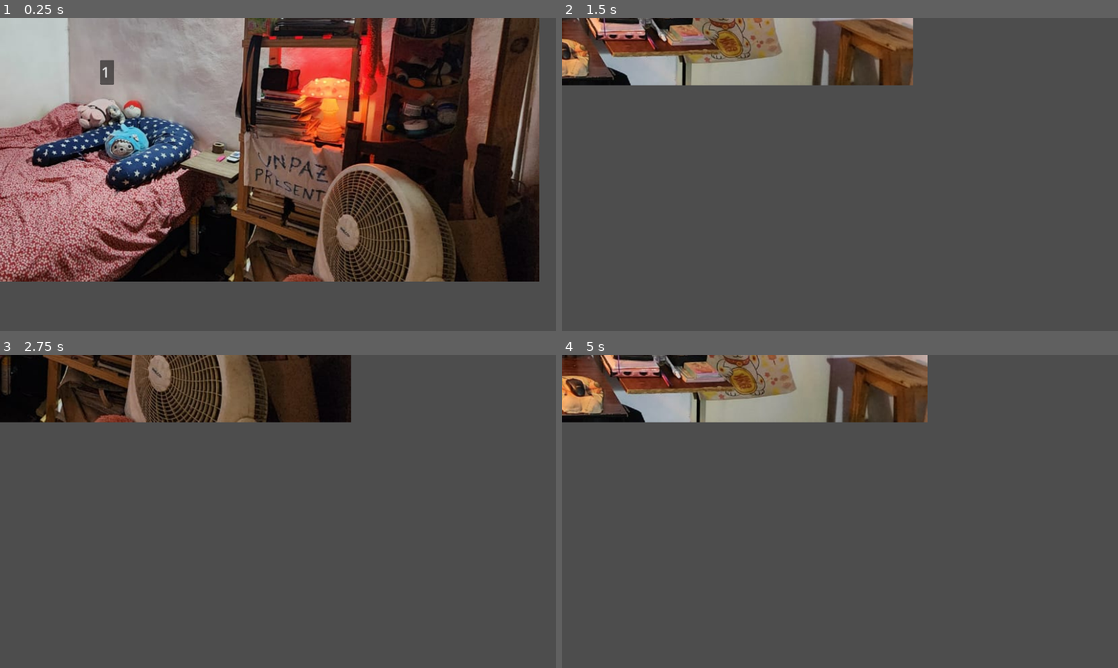
Above: before the commit, frames 1-4 (two rows, left to right).
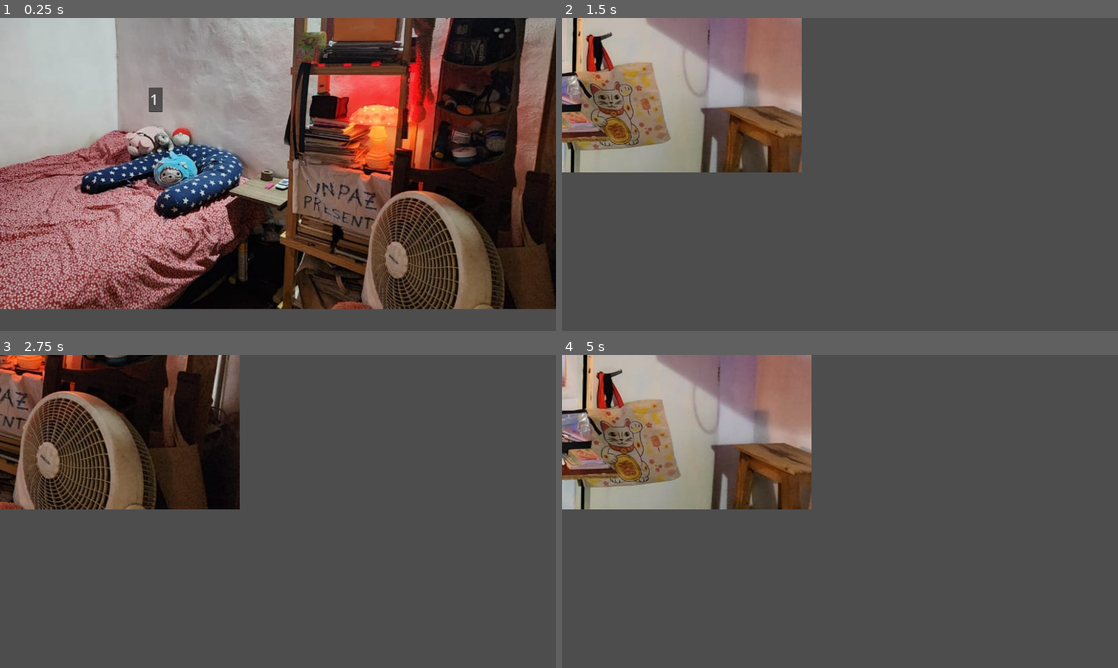
Above: after the commit, the same moments.

Repository: EmilSolV/EL-FAMILIAR
Game: Godot game, scene res://Scenes/main.tscn
The game is run twice, just before and just after one commit, with the same random seed, the same clock (stepped at 60 frames per second) and the same inputs. The project has no main scene, so this scene is started directly.
Inputs (mouse positions are in pixels of both pictures, inside the frame that each line leads up to):
- Up to frame 1 (0.25 s): no input
- Up to frame 2 (1.5 s): move the mouse to (962, 158) at 0.52 s; hold Right (ui_right) 0.53-1.28 s; tap Enter at 1.25 s; move the mouse to (728, 190) at 1.27 s; hold Down (ui_down) from 1.28 s (still down)
- Up to frame 3 (2.75 s): tap Space at 2 s; move the mouse to (333, 442) at 2.02 s; release Down (ui_down) at 2.03 s; hold Right (ui_right) from 2.03 s (still down)
- Up to frame 4 (5 s): tap Enter at 2.75, 4.25 s; move the mouse to (812, 574) at 2.77 s; release Right (ui_right) at 2.78 s; hold Up (ui_up) 2.78-3.53 s; tap Space at 3.5 s; move the mouse to (1006, 558) at 3.52 s; hold Left (ui_left) from 3.53 s (still down); move the mouse to (673, 464) at 4.27 s

The runs differ from the first frame. In frame 1, 69% of the frame differs, in the area x 0-100%, y 0-94%; in frame 2, 23%; in frame 3, 23%; in frame 4, 24%.

Commit message:
Mejor movimiento de cámara
Centralización de cámara con Area2D
Margenes corregidos

Diff:
--- a/Scenes/main.tscn
+++ b/Scenes/main.tscn
@@ -1,7 +1,9 @@
-[gd_scene load_steps=3 format=3 uid="uid://b5tuln3p7c6fu"]
+[gd_scene load_steps=4 format=3 uid="uid://b5tuln3p7c6fu"]
 
 [ext_resource type="Script" uid="uid://kpl5s5lketj0" path="res://Scripts/main.gd" id="1_jjgbg"]
 [ext_resource type="PackedScene" uid="uid://bumejct4rvwl8" path="res://Scenes/Rooms/Room1.tscn" id="2_bo1nx"]
+
+[sub_resource type="RectangleShape2D" id="RectangleShape2D_bo1nx"]
 
 [node name="Main" type="Node"]
 script = ExtResource("1_jjgbg")
@@ -11,3 +13,10 @@
 
 [node name="Camera2D" type="Camera2D" parent="."]
 position = Vector2(962, 542)
+
+[node name="CenterArea2D" type="Area2D" parent="."]
+
+[node name="CollisionShape2D" type="CollisionShape2D" parent="CenterArea2D"]
+position = Vector2(962, 544)
+scale = Vector2(65.2206, 39.1842)
+shape = SubResource("RectangleShape2D_bo1nx")
--- a/Scripts/main.gd
+++ b/Scripts/main.gd
@@ -2,58 +2,75 @@
 
 @onready var room_holder = $RoomHolder
 @onready var camera = $Camera2D
+@onready var center_area_2d: Area2D = $CenterArea2D
 
 @export var initialRoom: PackedScene
+@export var camera_limit_position := Vector2(435, 400)
+@export var camera_limit_size := Vector2(2950, 1300)
 
 var current_room: Node2D = null
-var left: bool = false
-var right: bool = false
-var camera_limits := Rect2(Vector2(0, 0), Vector2(3000, 2000))
+var camera_limits := Rect2(camera_limit_position, camera_limit_size)
+var follow_mouse := true
+var camera_return_speed := 5.0
+var camera_speed := 0.05 # aumentar con la locura
 
 func _ready():
-	var initial_room = initialRoom.instantiate()
-	change_room(initial_room)
+	_initialize_first_room()
+	_connect_signals()
 
-func _process(_delta):
-	var mouse_move = get_viewport().get_mouse_position() - Vector2(get_viewport().size) / 2.0
-	var camera_speed := 0.07
-
-	camera.position += mouse_move * camera_speed
-	camera.position.x = clamp(camera.position.x, camera_limits.position.x, camera_limits.position.x + camera_limits.size.x - get_viewport().size.x)
-	camera.position.y = clamp(camera.position.y, camera_limits.position.y, camera_limits.position.y + camera_limits.size.y - get_viewport().size.y)
+func _process(delta):
+	_update_camera_position(delta)
+	_clamp_camera_within_limits()
 
 func _input(event):
 	if event.is_action_pressed("ui_up"):
-		try_move_to("up")
+		_try_move_to("up")
 	elif event.is_action_pressed("ui_down"):
-		try_move_to("down")
+		_try_move_to("down")
 	elif event.is_action_pressed("ui_left"):
-		try_move_to("left")
+		_try_move_to("left")
 	elif event.is_action_pressed("ui_right"):
-		try_move_to("right")
+		_try_move_to("right")
 
-func try_move_to(direction: String):
+func _initialize_first_room():
+	var initial_room = initialRoom.instantiate()
+	_change_room(initial_room)
+
+func _connect_signals():
+	center_area_2d.connect("mouse_entered", Callable(self, "_on_mouse_entered"))
+	center_area_2d.connect("mouse_exited", Callable(self, "_on_mouse_exited"))
+
+func _update_camera_position(delta):
+	if follow_mouse:
+		var mouse_offset = get_viewport().get_mouse_position() - get_viewport().size / 2.0
+		camera.position += mouse_offset * camera_speed
+	else:
+		var center = get_viewport().size / 2.0
+		camera.position = camera.position.lerp(center, delta * camera_return_speed)
+
+func _clamp_camera_within_limits():
+	var vp_size = get_viewport().size
+	var limits = Rect2(camera_limit_position, camera_limit_size)
+	camera.position.x = clamp(camera.position.x, limits.position.x, limits.end.x - vp_size.x)
+	camera.position.y = clamp(camera.position.y, limits.position.y, limits.end.y - vp_size.y)
+
+func _try_move_to(direction: String):
 	if current_room == null:
-		print("No hay habitación actual.")
 		return
 
-	print("Intentando moverme hacia: ", direction)
+	var target_scene = current_room.get_connected_room(direction)
+	if target_scene != null:
+		_change_room(target_scene.instantiate())
 
-	var target_scene = current_room.get_connected_room(direction)
-
-	if target_scene != null:
-		print("Escena encontrada para ", direction, ": ", target_scene.resource_path)
-		change_room(target_scene.instantiate())
-	else:
-		print("No hay escena conectada hacia ", direction)
-
-func change_room(new_room: Node2D):
+func _change_room(new_room: Node2D):
 	if current_room:
-		print("Eliminando habitación actual: ", current_room.name)
 		current_room.queue_free()
-
 	current_room = new_room
 	room_holder.add_child(current_room)
 	current_room.global_position = Vector2.ZERO
 
-	print("Nueva habitación agregada: ", current_room.name)
+func _on_mouse_entered():
+	follow_mouse = false
+
+func _on_mouse_exited():
+	follow_mouse = true
